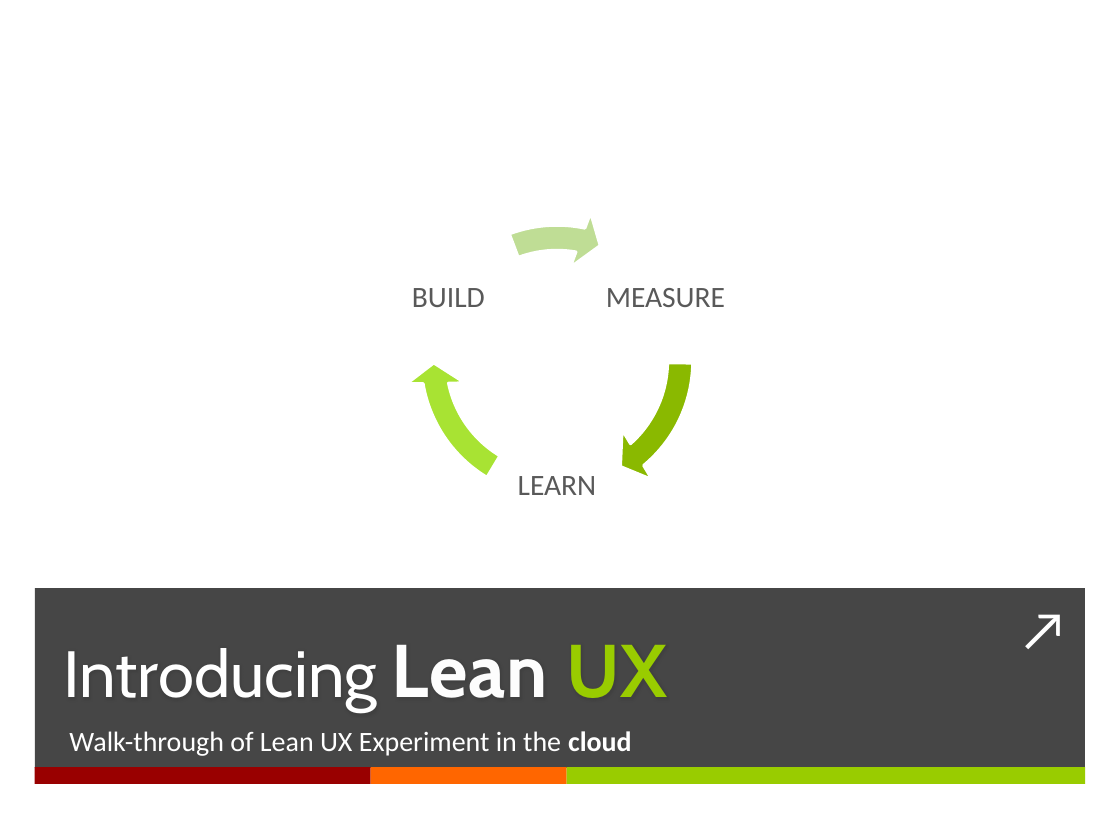
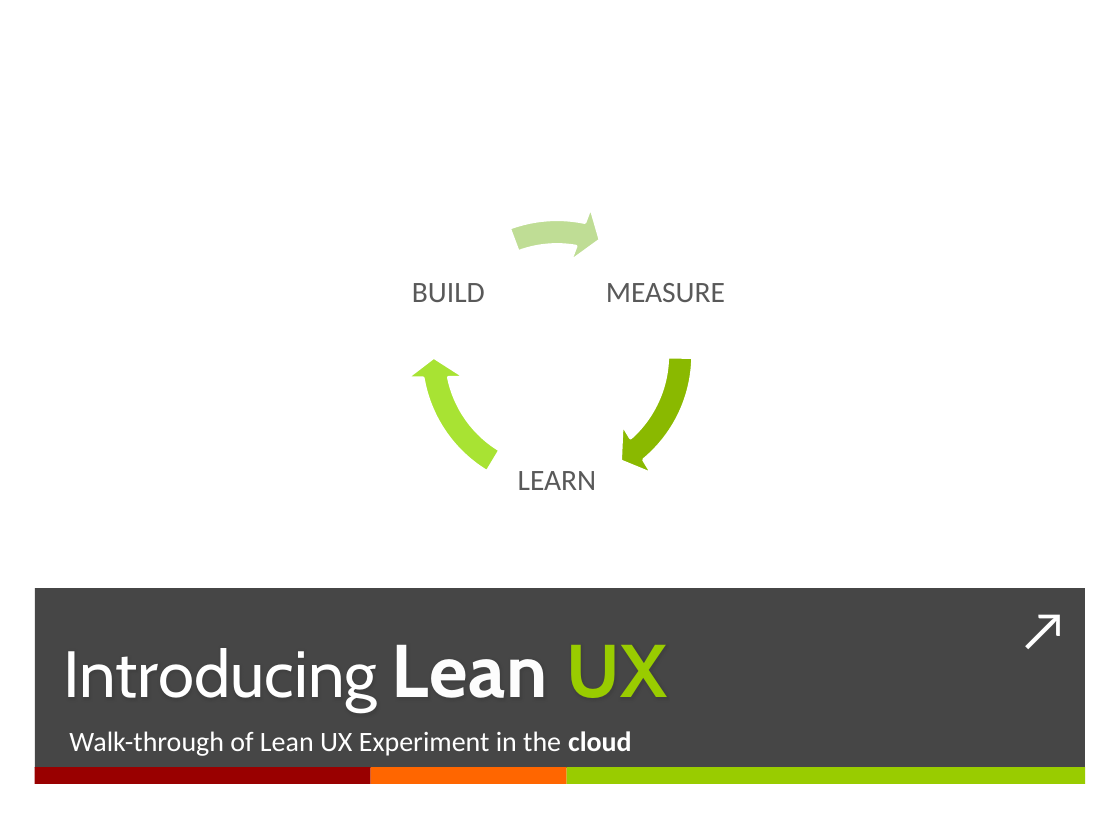
Before and after one commit to DannyDouglass/LeanUx, a slide deck: slide 6 of docs/presentations/LeanUx - IT Management.pptx. Drawn at 1120x840 pixels with LibreOffice and Linux fonts; fonts in the diff are those of the drawing. Boxes give left, top, right and bottom in pixels: in the first picture for what was removed or moved away, otherwise in the second. Text is boxed around its words. In the diff, an @@ line names an element or a change of style, - is before the commit and + after.

```diff
--- a/docs/presentations/LeanUx - IT Management.pptx
+++ b/docs/presentations/LeanUx - IT Management.pptx
@@ 3 texts, 3 circular arrows: place and size @@
-3 texts, 3 circular arrows at (404, 208, 725, 513)
+3 texts, 3 circular arrows at (404, 203, 725, 507)
```
Also in this commit, not shown: 4 other slides changed, 1 slide removed.
